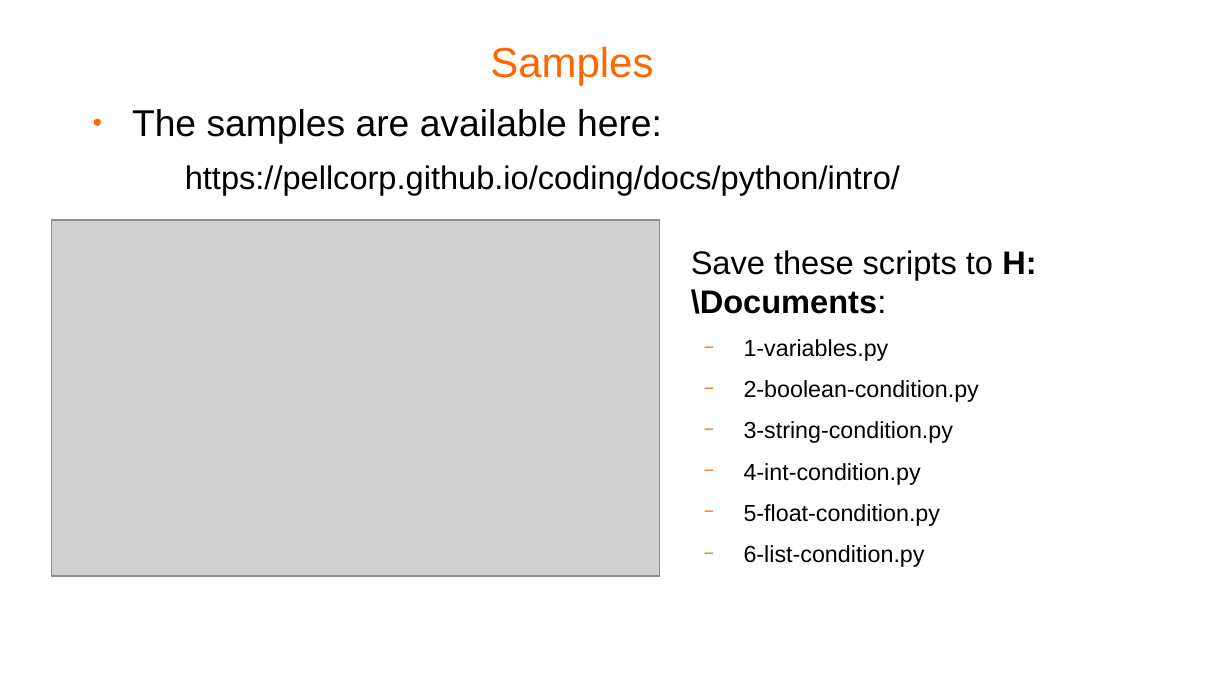
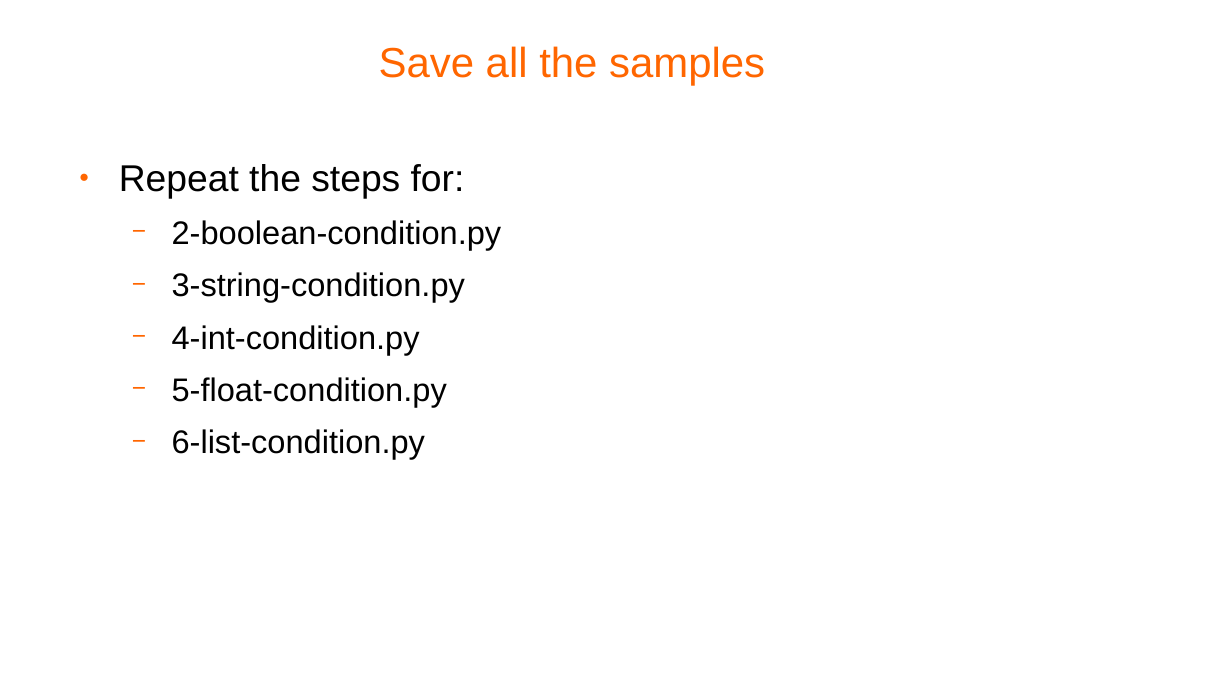
Before and after one commit to pellcorp/coding, a slide deck: slide 15 of docs/python-coding.odp (slide 11 before the commit). Drawn at 1232x693 pixels with LibreOffice and Linux fonts; fonts in the diff are those of the drawing; grey boxes stand for pictures; background and template pictures are left out. Boxes give left, top, right and bottom in pixels: in the first picture for what was removed or moved away, otherwise in the second. Text is boxed around its words. In the diff, an @@ line names an element or a change of style, - is before the commit and + after.

Commit message:
fixed up the coding slides

```diff
--- a/docs/python-coding.odp
+++ b/docs/python-coding.odp
@@ title at (379, 46, 765, 85): text changed @@
-Samples
+Save all the samples
@@ text removed at (132, 109, 900, 195) @@
-● The samples are available here:
-  https://pellcorp.github.io/coding/docs/python/intro/
@@ text "Repeat the steps for:": place and size @@
-text "Repeat the steps for:" at (691, 250, 1036, 567)
+text "Repeat the steps for:" at (119, 164, 502, 459)
@@ text at (119, 164, 465, 199): text changed; size 21 to 24 pt @@
-● Save these scripts to H:\Documents:
-  − 1-variables.py
+● Repeat the steps for:
@@ picture removed at (51, 220, 661, 577) @@
@@ text at (172, 220, 502, 459): size 15 to 21 pt in "2-boolean-condition.py", "3-string-condition.py", "4-int-condition.py", "5-float-condition.py" and 1 more places @@
```
Also in this commit, not shown: 3 other slides changed, 4 slides added, 1 other file.
